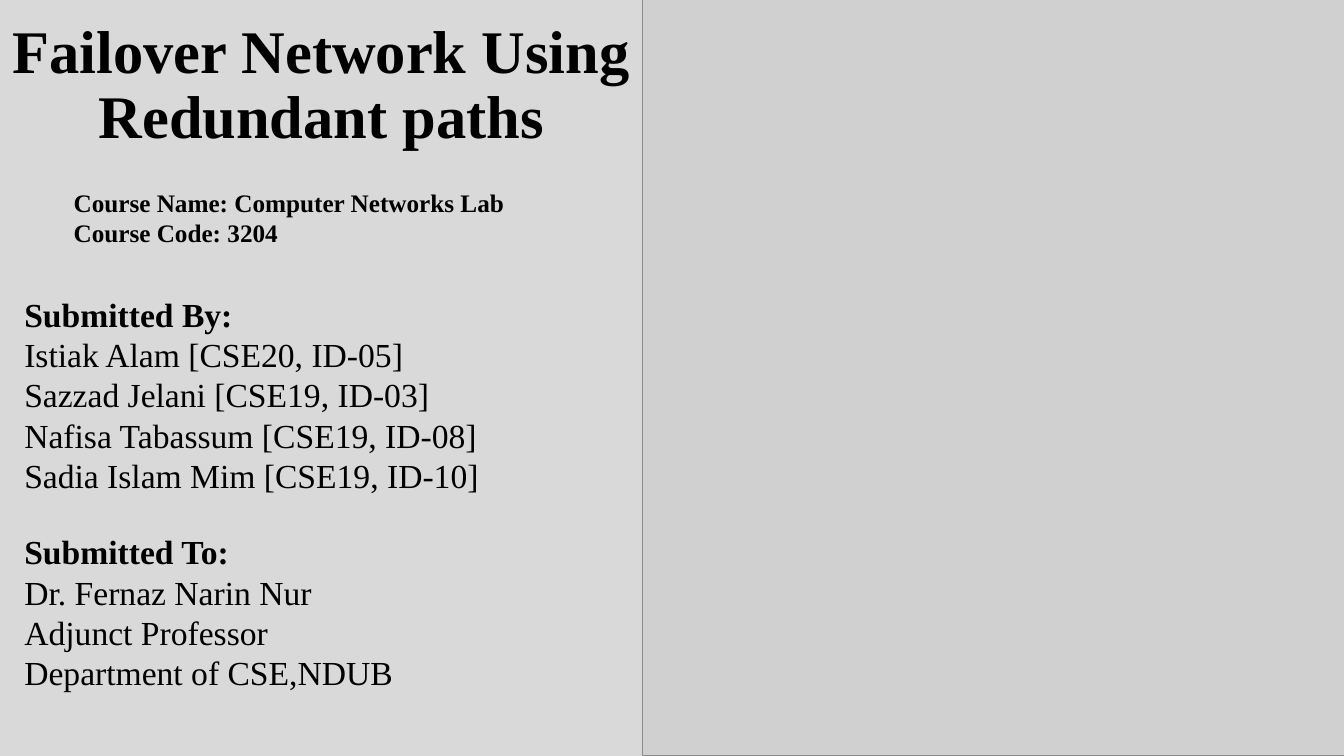
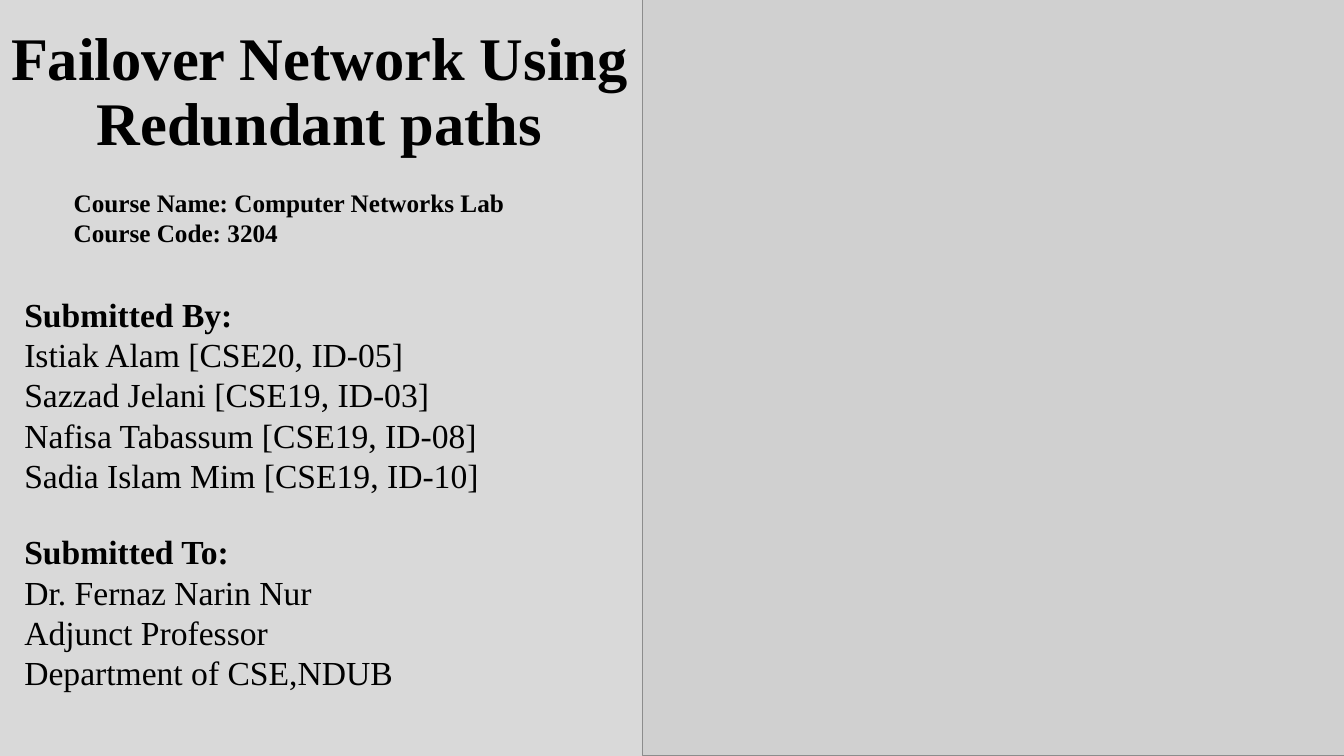
Before and after one commit to Istiaq-Alam/Academic-Note, a slide deck: slide 1 of Projects/Computer Networks/Computer Network Title Presentation.pptx. Drawn at 1344x756 pixels with LibreOffice and Linux fonts; fonts in the diff are those of the drawing; grey boxes stand for pictures. Boxes give left, top, right and bottom in pixels: in the first picture for what was removed or moved away, otherwise in the second. Text is boxed around its words. In the diff, an @@ line names an element or a change of style, - is before the commit and + after.

```diff
--- a/Projects/Computer Networks/Computer Network Title Presentation.pptx
+++ b/Projects/Computer Networks/Computer Network Title Presentation.pptx
@@ title "Failover Network Using Redundant paths": place and size @@
-title "Failover Network Using Redundant paths" at [13, 31, 630, 150]
+title "Failover Network Using Redundant paths" at [11, 38, 628, 156]
```
Also in this commit, not shown: 3 other slides changed, 1 slide added.
